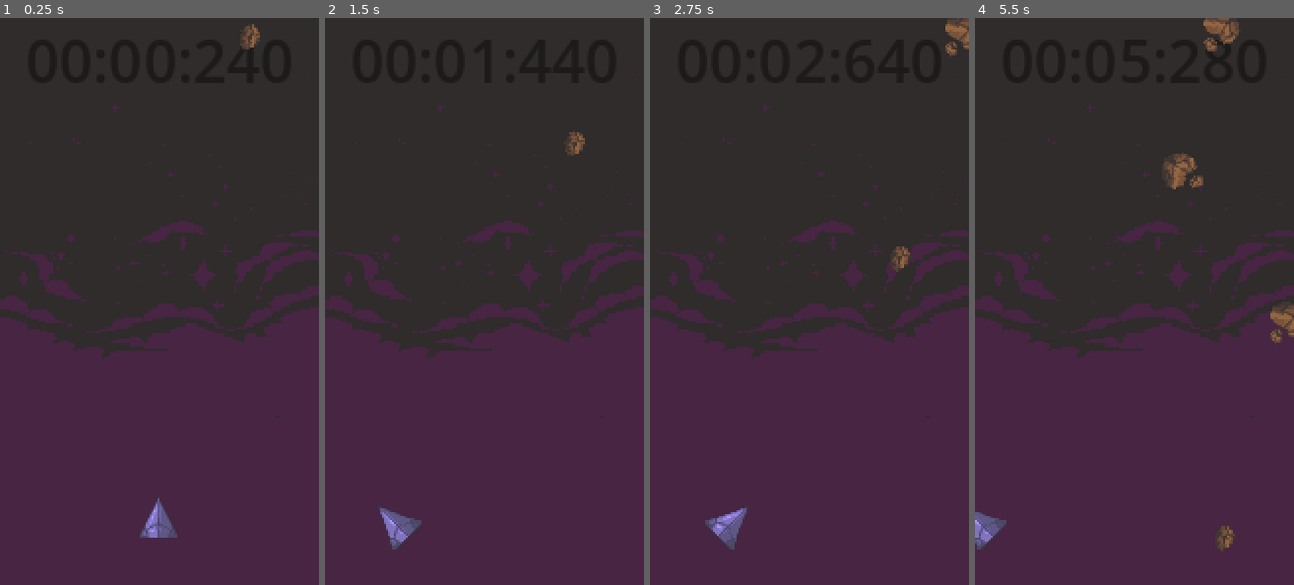
Above: before the commit, frames 1-4 (left to right).
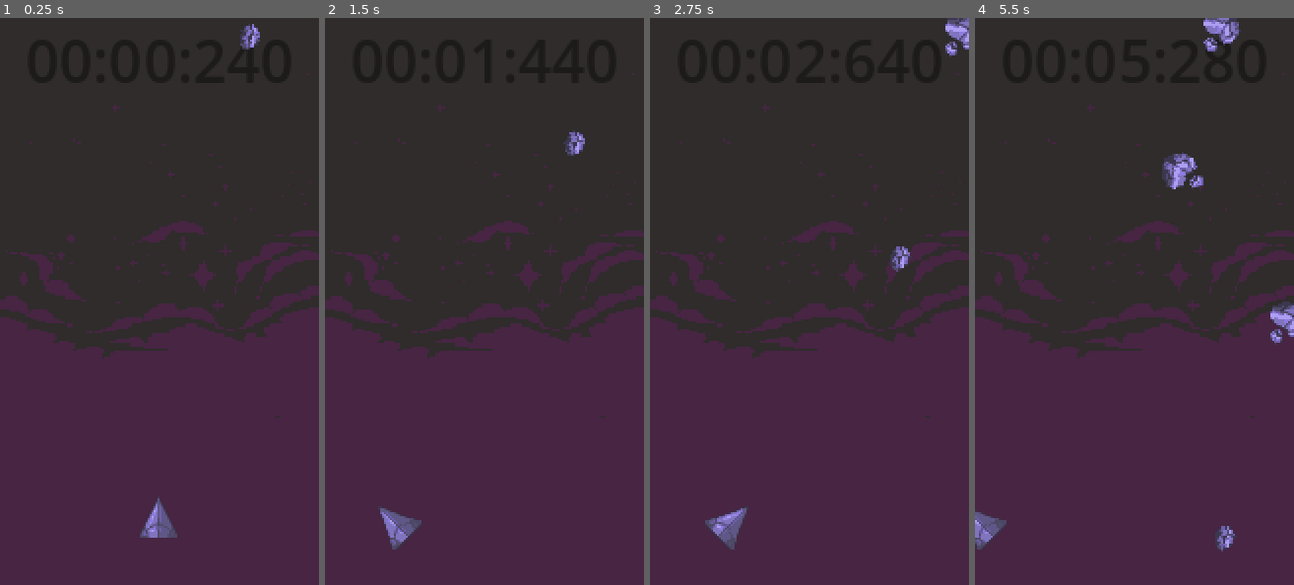
Above: after the commit, the same moments.

Repository: Dokkae6949/MidAir
Game: Godot game, scene res://scenes/main.tscn
Same seed, same stepped clock (60 frames per second), same inputs: the game is played once before the commit and once after it.
Inputs:
- Up to frame 1 (0.25 s): no input
- Up to frame 2 (1.5 s): hold D (player_move_right) 0.53-1.28 s; tap Space at 0.77 s; hold A (player_move_left) from 1.28 s (still down)
- Up to frame 3 (2.75 s): tap Space at 1.52 s; release A (player_move_left) at 2.03 s; hold D (player_move_right) from 2.03 s (still down)
- Up to frame 4 (5.5 s): tap Space at 3.02, 3.77, 4.52 s; release D (player_move_right) at 3.53 s; hold A (player_move_left) from 3.53 s (still down)

The runs differ from the first frame. In frame 1, 0.2% of the frame differs, in the area x 75-82%, y 1-6%; in frame 2, 0.2%; in frame 3, 0.6%; in frame 4, 1.7%, in the area x 58-100%, y 0-95%.

Commit message:
Change meteor sprites

Diff:
--- a/scenes/meteors/meteor_large.tscn
+++ b/scenes/meteors/meteor_large.tscn
@@ -1,13 +1,13 @@
 [gd_scene load_steps=3 format=3 uid="uid://bc5in6j6v8i85"]
 
-[ext_resource type="Texture2D" uid="uid://cvkcnew1f82y2" path="res://assets/tth.png" id="1_3bixu"]
+[ext_resource type="Texture2D" uid="uid://bixmsqa0ecy45" path="res://assets/rocks.png" id="1_hmr1k"]
 
 [sub_resource type="CircleShape2D" id="CircleShape2D_rcw44"]
 
 [node name="MeteorLarge" type="Area2D"]
 
 [node name="MeteorLarge" type="Sprite2D" parent="."]
-texture = ExtResource("1_3bixu")
+texture = ExtResource("1_hmr1k")
 region_enabled = true
 region_rect = Rect2(64, 0, 32, 32)
 
--- a/scenes/meteors/meteor_small.tscn
+++ b/scenes/meteors/meteor_small.tscn
@@ -1,6 +1,6 @@
 [gd_scene load_steps=3 format=3 uid="uid://cigkullf3ruke"]
 
-[ext_resource type="Texture2D" uid="uid://cvkcnew1f82y2" path="res://assets/tth.png" id="1_qo03g"]
+[ext_resource type="Texture2D" uid="uid://bixmsqa0ecy45" path="res://assets/rocks.png" id="1_ophgx"]
 
 [sub_resource type="CircleShape2D" id="CircleShape2D_rcw44"]
 radius = 5.5
@@ -9,7 +9,7 @@
 
 [node name="MeteorSmall" type="Sprite2D" parent="."]
 position = Vector2(2, 0)
-texture = ExtResource("1_qo03g")
+texture = ExtResource("1_ophgx")
 region_enabled = true
 region_rect = Rect2(98, 0, 32, 32)
 
Binary file added: assets/rocks.png
Not shown, added: assets/rocks.png.import
